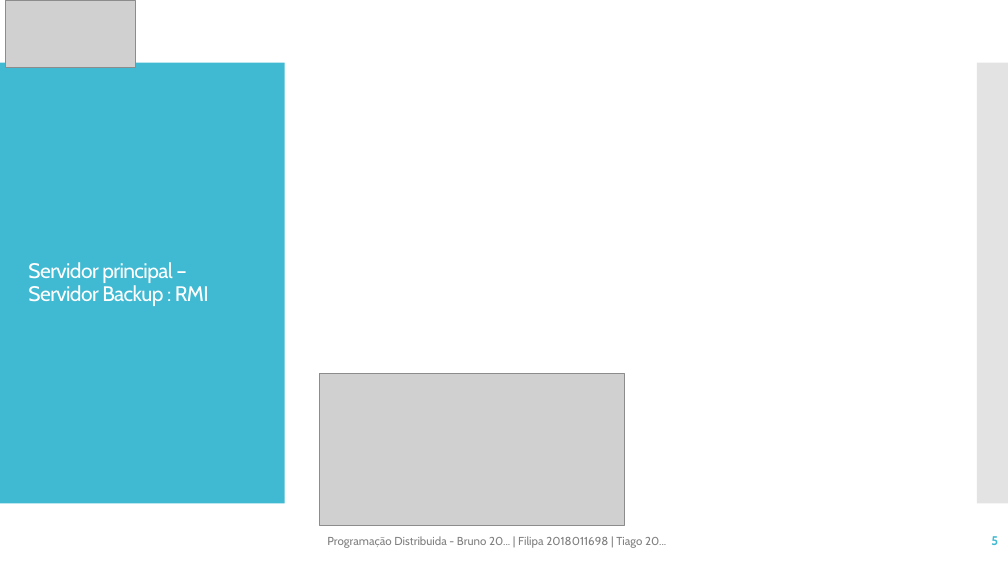
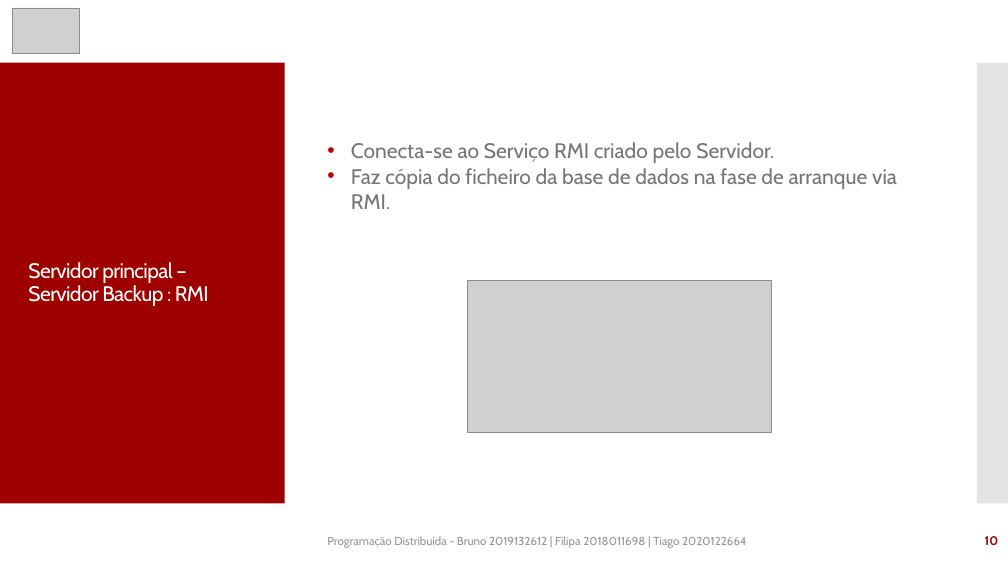
Before and after one commit to tfig-dev/eventsManager_PD, a slide deck: slide 10 of Trabalho_Pratico_Meta_1.pptx (slide 5 before the commit). Drawn at 1008x567 pixels with LibreOffice and Linux fonts; fonts in the diff are those of the drawing; grey boxes stand for pictures. Boxes give left, top, right and bottom in pixels: in the first picture for what was removed or moved away, otherwise in the second. Text is boxed around its words. In the diff, an @@ line names an element or a change of style, - is before the commit and + after.

```diff
--- a/Trabalho_Pratico_Meta_1.pptx
+++ b/Trabalho_Pratico_Meta_1.pptx
@@ picture removed at box(6, 0, 136, 68) @@
@@ picture added at box(12, 8, 79, 53) @@
@@ rectangle at box(0, 63, 285, 504): fill #40BAD2 to #9E0000 @@
@@ text added at box(351, 142, 897, 209), 20 pt, text #757575 @@
+• Conecta-se ao Serviço RMI criado pelo Servidor.
+• Faz cópia do ficheiro da base de dados na fase de arranque via RMI.
@@ picture: place and size @@
-picture at box(320, 374, 624, 526)
+picture at box(467, 281, 771, 433)
@@ text at box(327, 536, 747, 548): text changed; text colour #808080 to #949494 @@
-Programação Distribuida - Bruno 20... | Filipa 2018011698 | Tiago 20...
+Programação Distribuida - Bruno 2019132612 | Filipa 2018011698 | Tiago 2020122664
@@ page number at box(985, 536, 999, 545): text changed; text colour #40BAD2 to #9E0000 @@
-5
+10
```
Also in this commit, not shown: 8 other slides changed, 13 slides added, 1 other file.
